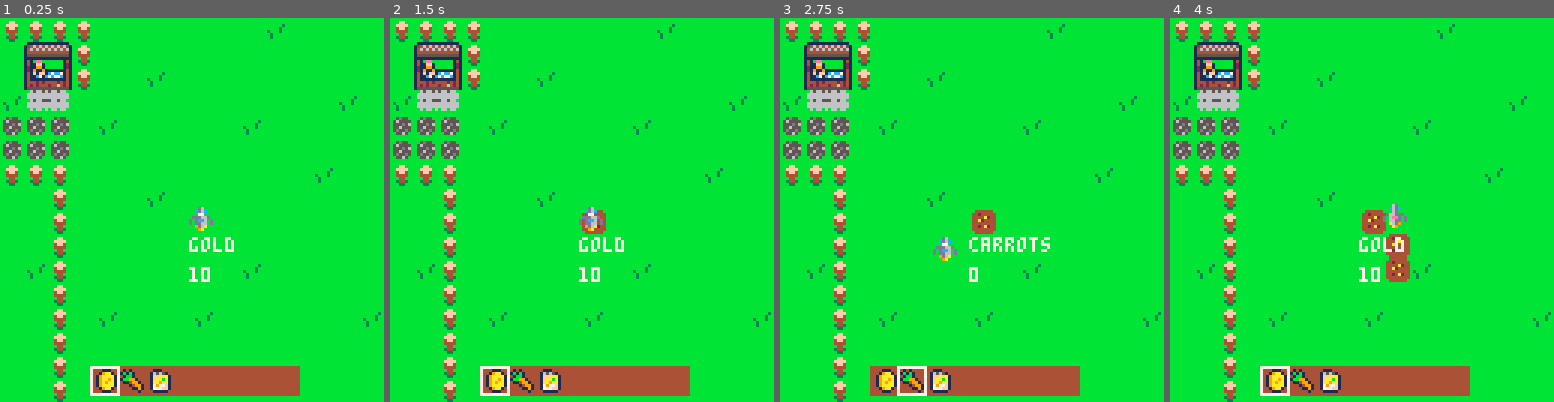
Above: before the commit, frames 1-4 (left to right).
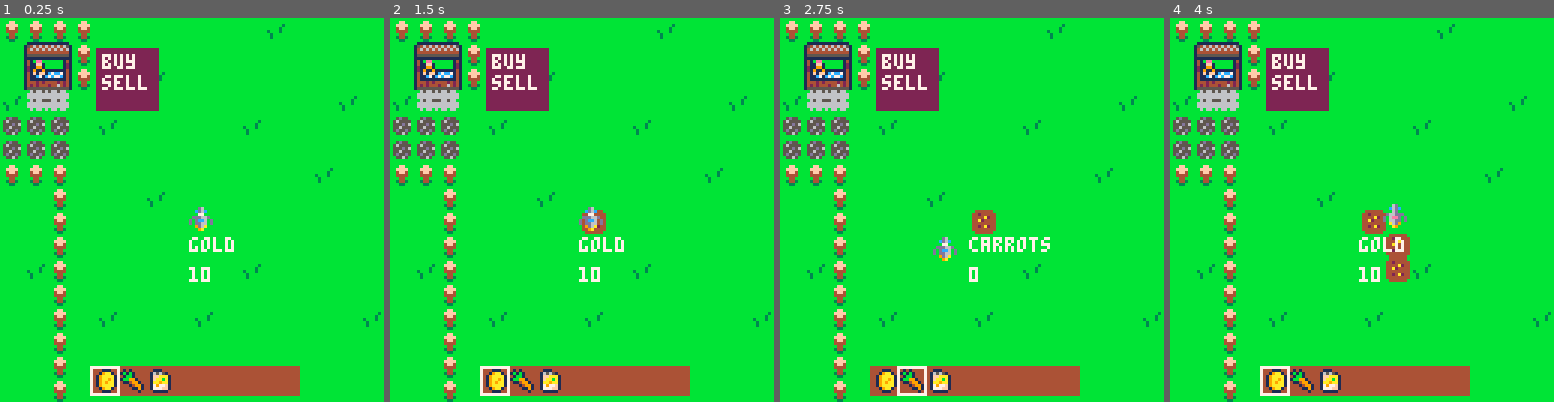
Above: after the commit, the same moments.

Repository: whykay/spacecat-farming
Game: PICO-8 cartridge farm.p8
The game is run twice, just before and just after one commit, with the same random seed, the same clock (stepped at 60 frames per second) and the same inputs.
Inputs:
- Up to frame 1 (0.25 s): no input
- Up to frame 2 (1.5 s): tap O (Z key) at 0.33, 0.7, 1.43 s; tap X (X key) at 1.07 s
- Up to frame 3 (2.75 s): hold Left 1.97-2.37 s; tap X (X key) at 2.07, 2.4, 2.73 s; tap O (Z key) at 2.22 s; hold Down from 2.42 s (still down)
- Up to frame 4 (4 s): release Down at 2.82 s; hold Right 2.87-3.53 s; tap X (X key) at 3.07, 3.4, 3.73 s; tap O (Z key) at 3.1, 3.98 s; hold Up from 3.58 s (still down)

The runs differ from the first frame. In frame 1, 2.7% of the frame differs, in the area x 25-42%, y 7-25%; in frame 2, 2.7%; in frame 3, 2.7%; in frame 4, 2.7%.

Commit message:
farm tut 13 - creating menu for stall

Diff:
--- a/farm.p8
+++ b/farm.p8
@@ -9,12 +9,14 @@
 	iplr()
 	icrops()
 	iinv()
+	imenu()
 end
 
 function _update()
 	uplr()
 	ucrops()
 	uinv()
+	umenu()
 end
 
 function _draw()
@@ -24,6 +26,7 @@
 	dplr()
 	dcrops()
 	dinv()
+	dmenu()
 end
 
 -->8
@@ -231,6 +234,23 @@
 		if i.name == "carrots" then
 			i.amt += 1
 		end
+	end
+end
+-->8
+--menus
+
+function imenu()
+	menutable = {"buy", "sell"}
+end
+
+function umenu()
+
+end
+
+function dmenu()
+	rectfill(32, 10, 52, 30, 2)
+	for i=1, #menutable do
+		print(menutable[i], 34, 5+7*i, 7)
 	end
 end
 __gfx__
